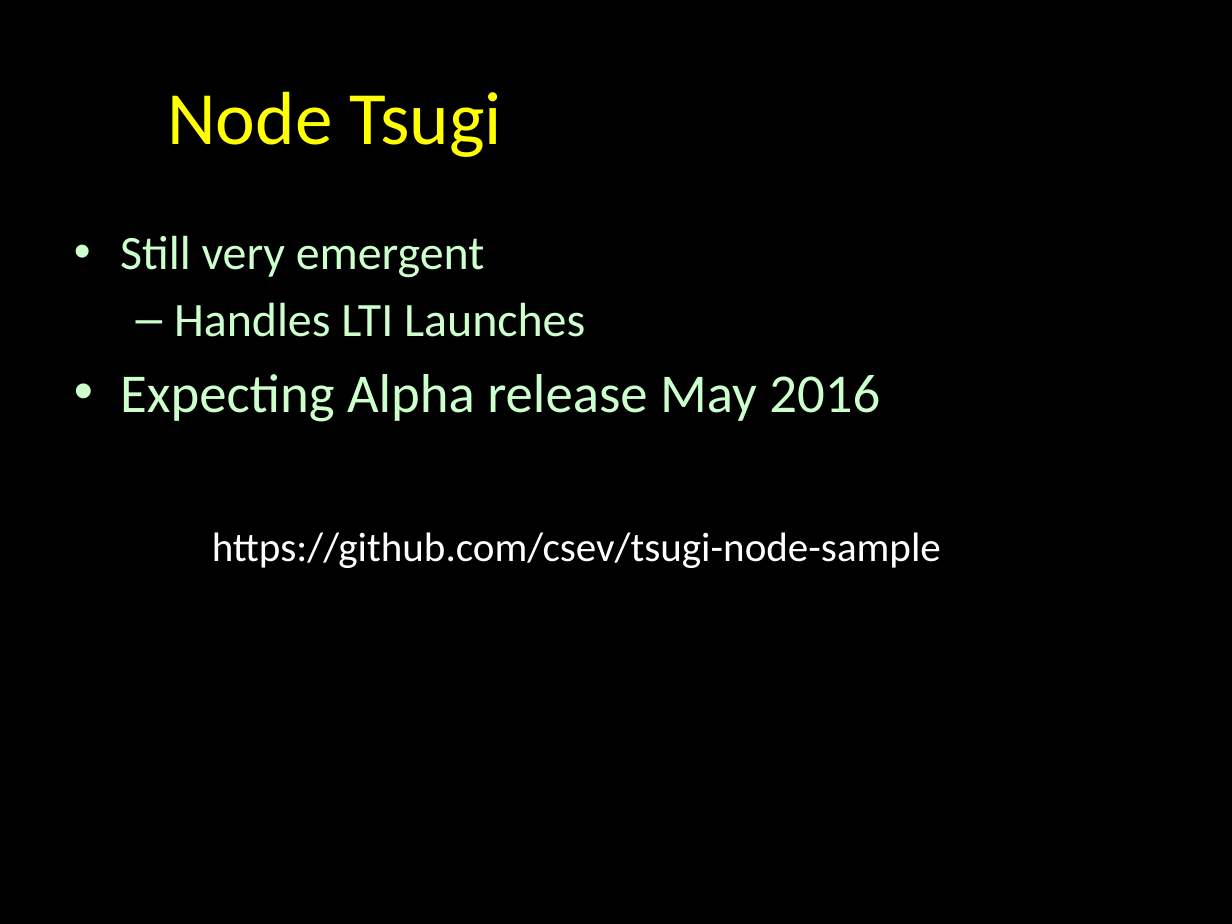
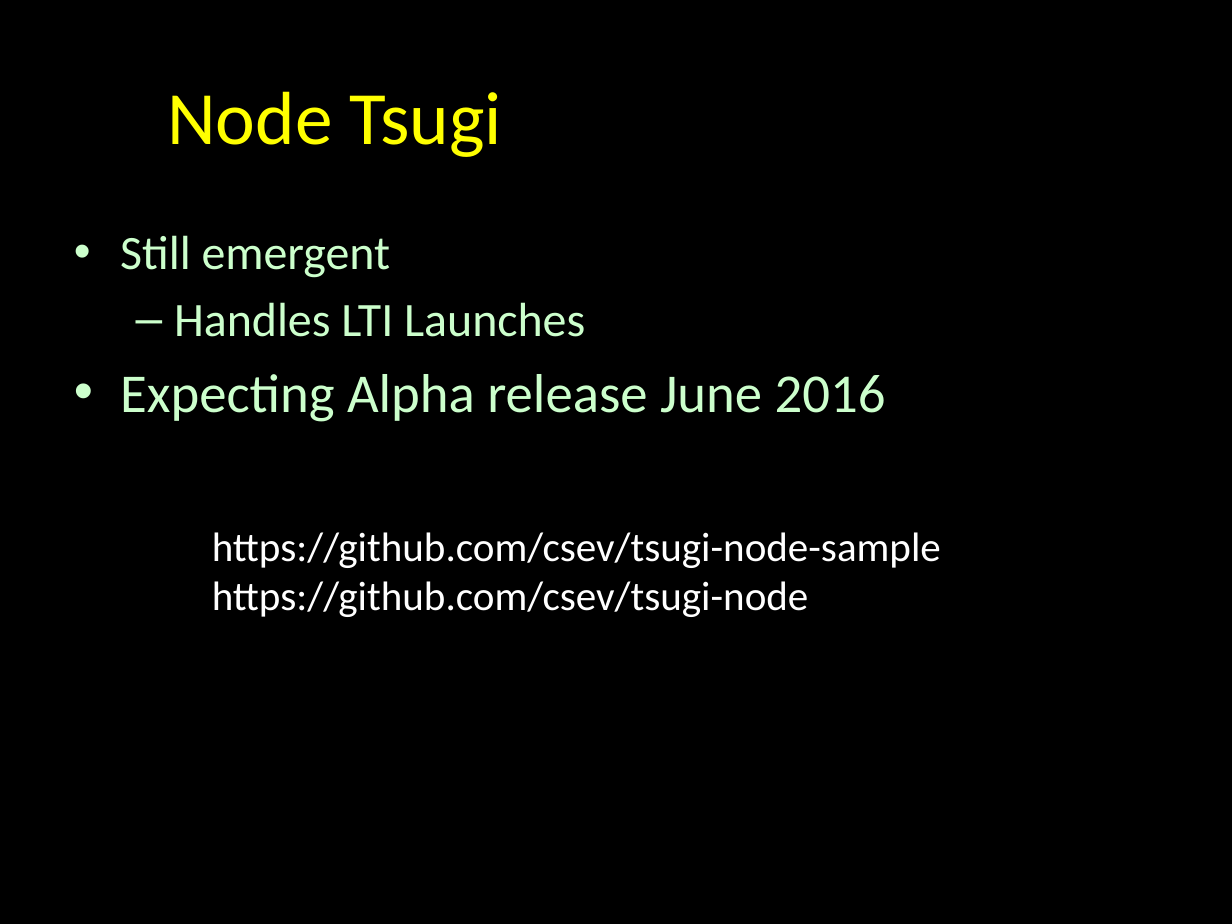
Before and after one commit to tsugiproject/tsugi, a slide deck: slide 10 of docs/lectures/00-Mini.pptx. Drawn at 1232x924 pixels with LibreOffice and Linux fonts; fonts in the diff are those of the drawing. Boxes give left, top, right and bottom in pixels: in the first picture for what was removed or moved away, otherwise in the second. Text is boxed around its words. In the diff, an @@ line names an element or a change of style, - is before the commit and + after.

Commit message:
Changes to the slides

```diff
--- a/docs/lectures/00-Mini.pptx
+++ b/docs/lectures/00-Mini.pptx
@@ text at (120,235,391,278): text changed @@
-• Still very emergent
+• Still emergent
@@ text at (120,374,886,422): text changed @@
-• Expecting Alpha release May 2016
+• Expecting Alpha release June 2016
@@ text at (212,581,809,617): paragraph added @@
+https://github.com/csev/tsugi-node
```
Also in this commit, not shown: 2 other slides changed, 1 other file.
